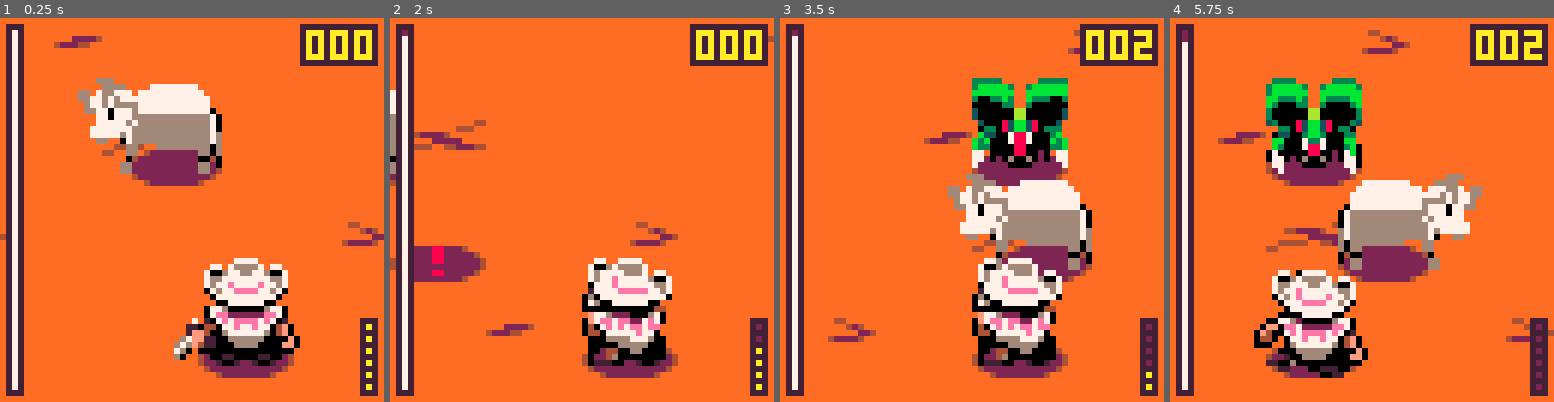
Above: before the commit, frames 1-4 (left to right).
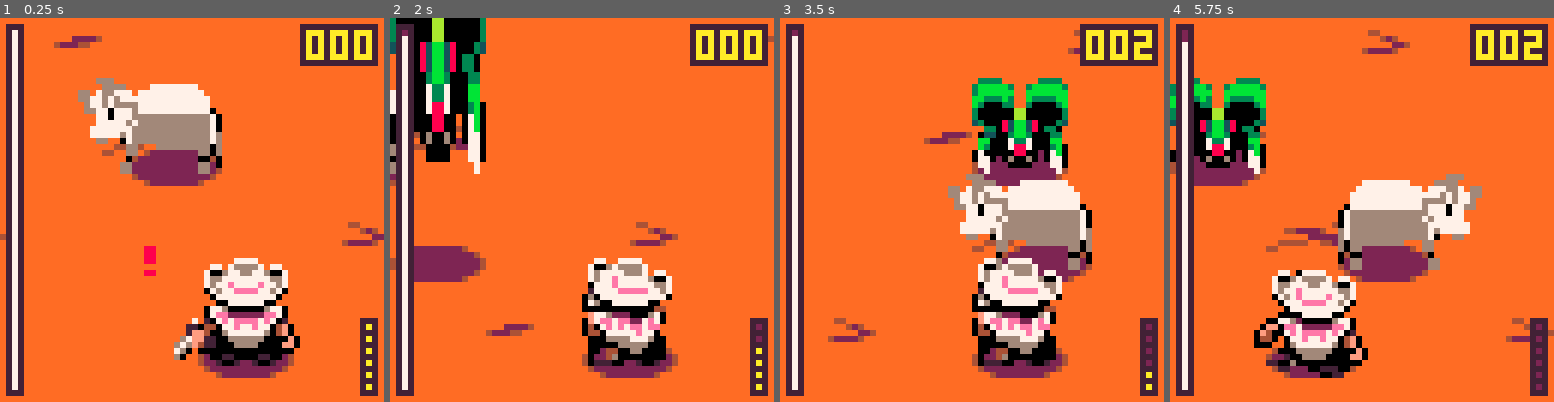
Above: after the commit, the same moments.

Repository: david-fletcher/lowrezjam2023
Game: PICO-8 cartridge lowrezjam2023.p8
Two runs of this game, one before a commit and one after it. Both use one fixed random seed, a clock stepped at 60 frames per second and the inputs below.
Inputs:
- Up to frame 1 (0.25 s): no input
- Up to frame 2 (2 s): tap X (X key) at 0.33, 1.07, 1.85 s; tap O (Z key) at 0.7, 1.7 s; hold Right from 1.6 s (still down)
- Up to frame 3 (3.5 s): release Right at 2.1 s; tap O (Z key) every 0.4 s from 2.1 to 3.3 s; hold Up 2.15-2.42 s; hold Right 2.47-3.03 s; tap X (X key) at 2.97 s; hold Left from 3.08 s (still down)
- Up to frame 4 (5.75 s): release Left at 3.58 s; hold Down 3.63-3.97 s; tap O (Z key) every 0.4 s from 3.7 to 5.7 s; hold Right 4.02-4.68 s; tap X (X key) at 4.08, 5.2 s; hold Up 4.73-5.03 s; hold Left 5.08-5.68 s; hold Down from 5.73 s (still down)

The runs differ from the first frame. In frame 1, 0.2% of the frame differs, in the area x 37-41%, y 59-68%; in frame 2, 6.9%; in frame 3, 1.4%; in frame 4, 11%, in the area x 0-50%, y 15-44%.

Commit message:
Add warning state and recalculate spawning state

Diff:
--- a/lowrezjam2023.p8
+++ b/lowrezjam2023.p8
@@ -704,8 +704,8 @@
  alien.state = "warning"
  alien.moving = {false, false, false, false}
  alien.decision_timer = 120
- alien.warning_timer = 60
- alien.spawn_dur = 162
+ alien.warning_timer = 120
+ alien.spawn_dur = 78
  alien.spawn_timer = alien.spawn_dur
 
  alien.update = function(self)
@@ -795,38 +795,32 @@
  end
 
  alien.draw = function(self)
-  local spawn_progress = self.spawn_timer / self.spawn_dur
-  if (self.state == "spawning") then
-   -- logic
-
-   if spawn_progress < 0.7 then
-      shadow(self)
-   end
-
-   -- warning
-   if  spawn_progress < 1 and spawn_progress > 0.52 then
+  if (self.state == "warning") then
+    -- warning
     print("!", self.x+6, self.y+12, 8)
     print("!", self.x+7, self.y+12, 8)
-   end
-
+  elseif (self.state == "spawning") then
+   -- logic
+   local spawn_progress = self.spawn_timer / self.spawn_dur
+   shadow(self)
    -- spawn animation
-   if spawn_progress < 0.52 and spawn_progress > 0.50 then
+   if spawn_progress <= 1 and spawn_progress > 0.962 then
     -- smear 1
     sspr(48, 16, 16, 16, self.x, self.y-40, 16, 40)
    end
-   if spawn_progress < 0.50 and spawn_progress > 0.48 then
+   if spawn_progress < 0.962 and spawn_progress > 0.924 then
     -- smear 2
     sspr(48, 16, 16, 16, self.x, self.y-16, 16, 32)
    end
-   if spawn_progress < 0.48 and spawn_progress > 0.44 then
+   if spawn_progress < 0.924 and spawn_progress > 0.848 then
     -- impact
     spr(70, self.x, self.y+2, 2, 2)
    end
-   if spawn_progress < 0.44 and spawn_progress > 0.40 then
+   if spawn_progress < 0.848 and spawn_progress > 0.772 then
     -- transition
     spr(72, self.x, self.y, 2, 2)
    end
-   if spawn_progress < 0.4 and spawn_progress > 0 then
+   if spawn_progress < 0.772 and spawn_progress > 0 then
     -- roar
     spr(74, self.x, self.y-1, 2, 2)
    end
